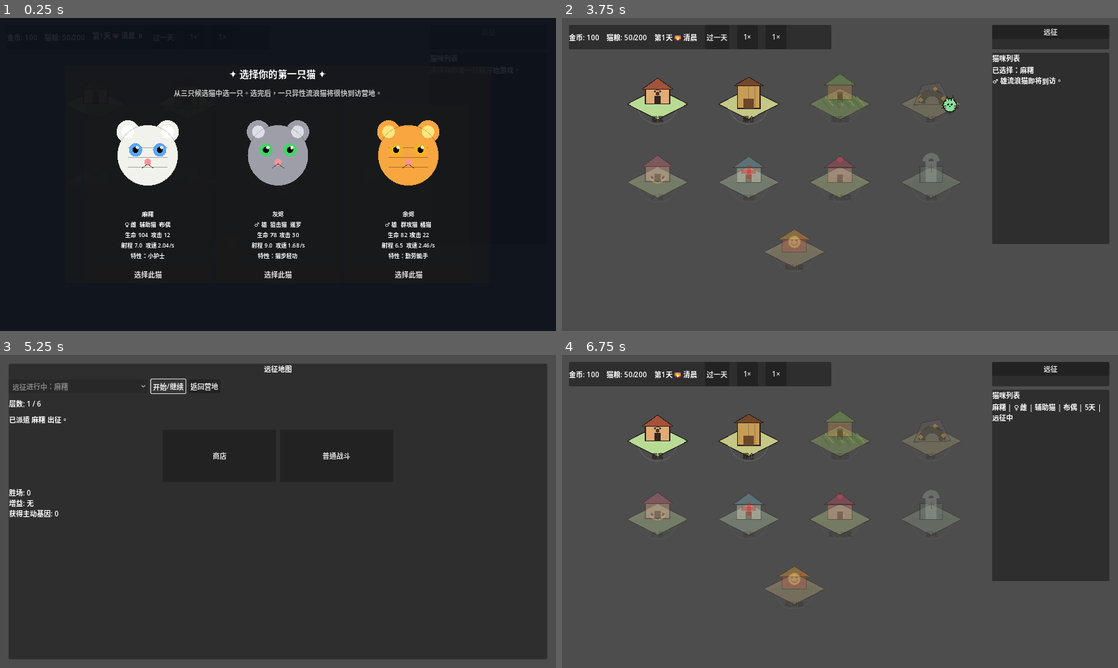
Above: before the commit, frames 1-4 (two rows, left to right).
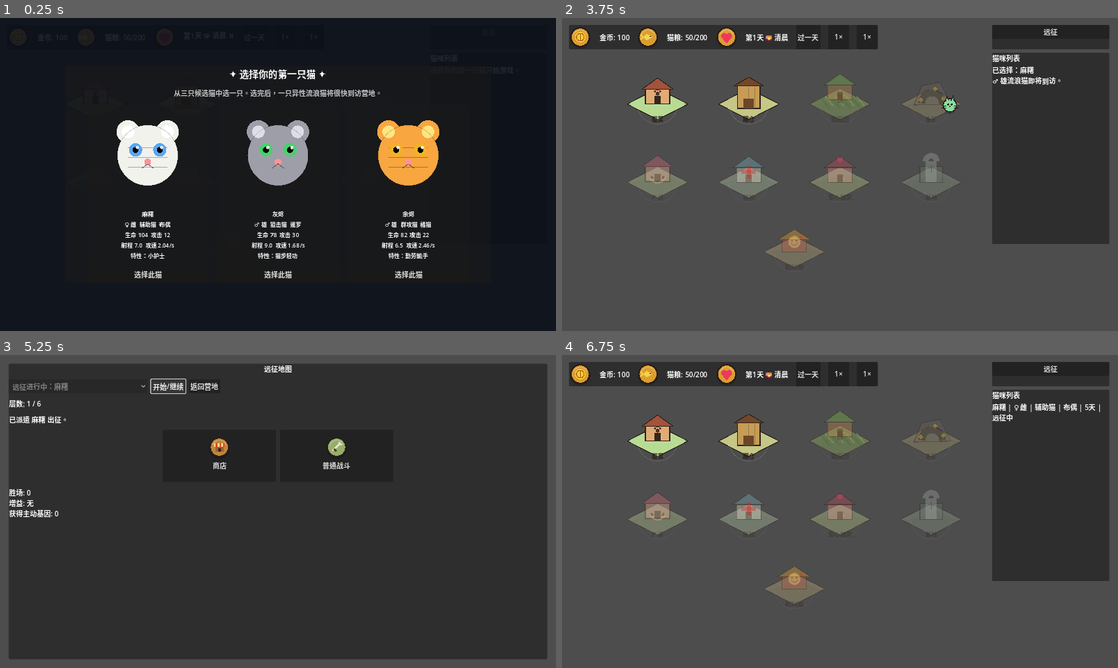
Above: after the commit, the same moments.

Repository: chriszcc1021/superMaomao
Game: Godot game, scene res://scenes/camp/CampScene.tscn
The game is run twice, just before and just after one commit, with the same random seed, the same clock (stepped at 60 frames per second) and the same inputs.
Inputs:
- Up to frame 1 (0.25 s): no input
- Up to frame 2 (3.75 s): click "过一天" at 0.5 s; click "1×" at 1.25 s; click "1×" at 2 s; click "1×" at 2.75 s; click "选择此猫" at 3.5 s
- Up to frame 3 (5.25 s): click "远征" at 4.25 s; click "开始/继续" at 5 s
- Up to frame 4 (6.75 s): click "开始/继续" at 5.75 s; click "返回营地" at 6.5 s

The runs differ from the first frame. In frame 2, 1.5% of the frame differs, in the area x 1-57%, y 2-10%; in frame 3, 0.5%; in frame 4, 1.5%.

Commit message:
art: fill UI and card icon placeholders

Diff:
--- a/scenes/battle/ui/CardSelectUI.gd
+++ b/scenes/battle/ui/CardSelectUI.gd
@@ -2,6 +2,7 @@
 
 const CardData := preload("res://resources/CardData.gd")
 const GameConstants := preload("res://data/constants.gd")
+const ArtIcon := preload("res://scenes/common/ArtIcon.gd")
 
 signal card_chosen(card: CardData)
 
@@ -12,10 +13,12 @@
 @onready var _option_c: Button = $Panel/VBox/OptionC
 
 var _choices: Array[CardData] = []
+var _option_icons: Array[ArtIcon] = []
 
 func _ready() -> void:
 	visible = false
 	_configure_text_layout()
+	_build_option_icons()
 	_option_a.pressed.connect(_on_option_pressed.bind(0))
 	_option_b.pressed.connect(_on_option_pressed.bind(1))
 	_option_c.pressed.connect(_on_option_pressed.bind(2))
@@ -41,7 +44,9 @@
 	var card: CardData = _choices[idx]
 	button.disabled = false
 	var rarity_text: String = str(GameConstants.RARITY_DISPLAY_ZH.get(card.rarity, card.rarity))
-	button.text = "%s【%s】\n%s" % [card.card_name, rarity_text, card.description]
+	button.text = "      %s【%s】\n      %s" % [card.card_name, rarity_text, card.description]
+	if idx < _option_icons.size():
+		_option_icons[idx].setup(card.id if not card.id.is_empty() else card.card_type, card.rarity)
 
 func _on_option_pressed(idx: int) -> void:
 	if idx >= _choices.size():
@@ -56,3 +61,12 @@
 		button.clip_text = true
 		@warning_ignore("int_as_enum_without_cast")
 		button.text_overrun_behavior = TextServer.OVERRUN_TRIM_ELLIPSIS
+
+func _build_option_icons() -> void:
+	_option_icons.clear()
+	for button: Button in [_option_a, _option_b, _option_c]:
+		var icon := ArtIcon.new()
+		icon.size = Vector2(50.0, 50.0)
+		icon.position = Vector2(14.0, 34.0)
+		button.add_child(icon)
+		_option_icons.append(icon)
--- a/scenes/camp/ui/CampHUD.tscn
+++ b/scenes/camp/ui/CampHUD.tscn
@@ -1,4 +1,6 @@
-[gd_scene format=3]
+[gd_scene load_steps=2 format=3]
+
+[ext_resource type="Script" path="res://scenes/common/ArtIcon.gd" id="1"]
 
 [node name="CampHUD" type="PanelContainer"]
 offset_left = 16.0
@@ -10,13 +12,31 @@
 layout_mode = 2
 theme_override_constants/separation = 18
 
+[node name="CoinIcon" type="Control" parent="HBox"]
+custom_minimum_size = Vector2(32, 32)
+layout_mode = 2
+script = ExtResource("1")
+icon_id = "coin"
+
 [node name="CoinsLabel" type="Label" parent="HBox"]
 layout_mode = 2
 text = "金币: 0"
 
+[node name="FoodIcon" type="Control" parent="HBox"]
+custom_minimum_size = Vector2(32, 32)
+layout_mode = 2
+script = ExtResource("1")
+icon_id = "food"
+
 [node name="CatFoodLabel" type="Label" parent="HBox"]
 layout_mode = 2
 text = "猫粮: 0/0"
+
+[node name="DayIcon" type="Control" parent="HBox"]
+custom_minimum_size = Vector2(32, 32)
+layout_mode = 2
+script = ExtResource("1")
+icon_id = "heart"
 
 [node name="DayLabel" type="Label" parent="HBox"]
 layout_mode = 2
--- /dev/null
+++ b/scenes/common/ArtIcon.gd
@@ -0,0 +1,172 @@
+class_name ArtIcon
+extends Control
+
+@export var icon_id: String = "battle_normal"
+@export var rarity: String = "grey"
+@export var accent: Color = Color(0.9, 0.65, 0.2, 1.0)
+
+func _ready() -> void:
+	mouse_filter = Control.MOUSE_FILTER_IGNORE
+	custom_minimum_size = Vector2(52.0, 52.0)
+	queue_redraw()
+
+func setup(id: String, rarity_id: String = "grey") -> void:
+	icon_id = id
+	rarity = rarity_id
+	accent = _accent_for(id, rarity_id)
+	queue_redraw()
+
+func _draw() -> void:
+	var rect := Rect2(Vector2.ZERO, size)
+	var center := rect.size * 0.5
+	var radius := minf(rect.size.x, rect.size.y) * 0.44
+	_draw_badge(center, radius)
+	match icon_id:
+		"battle_normal", "battle_elite", "battle_boss":
+			_draw_battle(center, radius)
+		"shop":
+			_draw_shop(center, radius)
+		"event_question":
+			_draw_question(center, radius)
+		"coin":
+			_draw_coin(center, radius)
+		"food":
+			_draw_food(center, radius)
+		"heart":
+			_draw_heart(center, radius * 0.55, Color(0.94, 0.22, 0.36, 1.0))
+		"weapon", "card_weapon":
+			_draw_weapon(center, radius)
+		"buff", "card_buff":
+			_draw_buff(center, radius)
+		_:
+			if icon_id.begins_with("weapon_"):
+				_draw_weapon(center, radius)
+			elif icon_id.begins_with("buff_"):
+				_draw_buff(center, radius)
+			else:
+				_draw_star(center, radius)
+
+func _draw_badge(center: Vector2, radius: float) -> void:
+	var outline := Color(0.16, 0.11, 0.09, 1.0)
+	draw_circle(center + Vector2(0.0, radius * 0.14), radius * 1.02, Color(0.0, 0.0, 0.0, 0.18))
+	draw_circle(center, radius, outline)
+	draw_circle(center, radius * 0.86, accent.darkened(0.05))
+	draw_arc(center, radius * 0.7, PI * 1.1, PI * 1.9, 24, Color(1.0, 1.0, 1.0, 0.24), radius * 0.1)
+
+func _draw_battle(center: Vector2, radius: float) -> void:
+	var blade := Color(0.92, 0.9, 0.78, 1.0)
+	var hilt := Color(0.38, 0.22, 0.12, 1.0)
+	draw_line(center + Vector2(-radius * 0.42, radius * 0.34), center + Vector2(radius * 0.36, -radius * 0.36), blade, radius * 0.18)
+	draw_line(center + Vector2(radius * 0.18, -radius * 0.52), center + Vector2(radius * 0.5, -radius * 0.2), blade, radius * 0.12)
+	draw_line(center + Vector2(-radius * 0.28, radius * 0.16), center + Vector2(-radius * 0.02, radius * 0.42), hilt, radius * 0.16)
+	if icon_id == "battle_elite":
+		_draw_star(center + Vector2(radius * 0.32, radius * 0.28), radius * 0.22)
+	elif icon_id == "battle_boss":
+		_draw_crown(center + Vector2(0.0, -radius * 0.45), radius * 0.6)
+
+func _draw_shop(center: Vector2, radius: float) -> void:
+	var cloth := Color(0.92, 0.24, 0.22, 1.0)
+	var awning := Rect2(center + Vector2(-radius * 0.55, -radius * 0.36), Vector2(radius * 1.1, radius * 0.34))
+	draw_rect(awning, cloth, true)
+	for i in 3:
+		var x := awning.position.x + float(i) * awning.size.x / 3.0
+		draw_rect(Rect2(Vector2(x, awning.position.y), Vector2(awning.size.x / 6.0, awning.size.y)), Color(1.0, 0.86, 0.48, 1.0), true)
+	draw_rect(Rect2(center + Vector2(-radius * 0.42, -radius * 0.04), Vector2(radius * 0.84, radius * 0.52)), Color(0.62, 0.38, 0.2, 1.0), true)
+	draw_rect(Rect2(center + Vector2(-radius * 0.14, radius * 0.12), Vector2(radius * 0.28, radius * 0.36)), Color(0.25, 0.14, 0.09, 1.0), true)
+
+func _draw_question(center: Vector2, radius: float) -> void:
+	var font := ThemeDB.fallback_font
+	if font == null:
+		return
+	draw_string(font, center + Vector2(-radius * 0.28, radius * 0.36), "?", HORIZONTAL_ALIGNMENT_LEFT, -1.0, int(radius * 1.55), Color(0.16, 0.11, 0.09, 1.0))
+
+func _draw_coin(center: Vector2, radius: float) -> void:
+	draw_circle(center, radius * 0.52, Color(1.0, 0.79, 0.2, 1.0))
+	draw_arc(center, radius * 0.38, 0.0, TAU, 28, Color(0.62, 0.36, 0.08, 1.0), radius * 0.08)
+	draw_line(center + Vector2(0.0, -radius * 0.28), center + Vector2(0.0, radius * 0.28), Color(0.62, 0.36, 0.08, 1.0), radius * 0.1)
+
+func _draw_food(center: Vector2, radius: float) -> void:
+	var fish := PackedVector2Array([
+		center + Vector2(-radius * 0.5, 0.0),
+		center + Vector2(-radius * 0.12, -radius * 0.32),
+		center + Vector2(radius * 0.45, 0.0),
+		center + Vector2(-radius * 0.12, radius * 0.32),
+	])
+	draw_colored_polygon(fish, Color(0.96, 0.82, 0.3, 1.0))
+	draw_circle(center + Vector2(radius * 0.24, -radius * 0.06), radius * 0.05, Color(0.12, 0.08, 0.06, 1.0))
+	draw_line(center + Vector2(-radius * 0.48, 0.0), center + Vector2(-radius * 0.72, -radius * 0.22), Color(0.96, 0.82, 0.3, 1.0), radius * 0.14)
+	draw_line(center + Vector2(-radius * 0.48, 0.0), center + Vector2(-radius * 0.72, radius * 0.22), Color(0.96, 0.82, 0.3, 1.0), radius * 0.14)
+
+func _draw_weapon(center: Vector2, radius: float) -> void:
+	var claw := Color(0.95, 0.9, 0.78, 1.0)
+	for i in 3:
+		var x := (float(i) - 1.0) * radius * 0.2
+		draw_line(center + Vector2(x, radius * 0.34), center + Vector2(x + radius * 0.12, -radius * 0.42), claw, radius * 0.16)
+	draw_circle(center + Vector2(0.0, radius * 0.34), radius * 0.24, Color(0.36, 0.2, 0.14, 1.0))
+
+func _draw_buff(center: Vector2, radius: float) -> void:
+	var shield := PackedVector2Array([
+		center + Vector2(0.0, -radius * 0.56),
+		center + Vector2(radius * 0.45, -radius * 0.28),
+		center + Vector2(radius * 0.34, radius * 0.32),
+		center + Vector2(0.0, radius * 0.56),
+		center + Vector2(-radius * 0.34, radius * 0.32),
+		center + Vector2(-radius * 0.45, -radius * 0.28),
+	])
+	draw_colored_polygon(shield, Color(0.82, 0.92, 0.98, 1.0))
+	draw_line(center + Vector2(0.0, -radius * 0.34), center + Vector2(0.0, radius * 0.28), Color(0.2, 0.46, 0.62, 1.0), radius * 0.12)
+	draw_line(center + Vector2(-radius * 0.22, -radius * 0.02), center + Vector2(radius * 0.22, -radius * 0.02), Color(0.2, 0.46, 0.62, 1.0), radius * 0.12)
+
+func _draw_heart(center: Vector2, size: float, color: Color) -> void:
+	draw_circle(center + Vector2(-size * 0.45, -size * 0.25), size * 0.52, color)
+	draw_circle(center + Vector2(size * 0.45, -size * 0.25), size * 0.52, color)
+	draw_colored_polygon(PackedVector2Array([
+		center + Vector2(-size, 0.0),
+		center + Vector2(size, 0.0),
+		center + Vector2(0.0, size * 1.15),
+	]), color)
+
+func _draw_star(center: Vector2, radius: float) -> void:
+	var points := PackedVector2Array()
+	for i in 10:
+		var r := radius if i % 2 == 0 else radius * 0.45
+		var a := -PI * 0.5 + float(i) * PI / 5.0
+		points.append(center + Vector2(cos(a), sin(a)) * r)
+	draw_colored_polygon(points, Color(1.0, 0.86, 0.22, 1.0))
+
+func _draw_crown(center: Vector2, width: float) -> void:
+	var crown := PackedVector2Array([
+		center + Vector2(-width * 0.5, width * 0.2),
+		center + Vector2(-width * 0.35, -width * 0.25),
+		center + Vector2(-width * 0.08, width * 0.06),
+		center + Vector2(0.0, -width * 0.32),
+		center + Vector2(width * 0.08, width * 0.06),
+		center + Vector2(width * 0.35, -width * 0.25),
+		center + Vector2(width * 0.5, width * 0.2),
+	])
+	draw_colored_polygon(crown, Color(1.0, 0.76, 0.18, 1.0))
+
+func _accent_for(id: String, rarity_id: String) -> Color:
+	match id:
+		"battle_normal":
+			return Color(0.62, 0.72, 0.44, 1.0)
+		"battle_elite":
+			return Color(0.72, 0.44, 0.86, 1.0)
+		"battle_boss":
+			return Color(0.86, 0.28, 0.24, 1.0)
+		"shop":
+			return Color(0.78, 0.55, 0.25, 1.0)
+		"event_question":
+			return Color(0.32, 0.65, 0.88, 1.0)
+		"coin":
+			return Color(0.96, 0.72, 0.18, 1.0)
+		"food":
+			return Color(0.42, 0.72, 0.34, 1.0)
+		"heart":
+			return Color(0.94, 0.48, 0.54, 1.0)
+	match rarity_id:
+		"blue":
+			return Color(0.32, 0.58, 0.9, 1.0)
+		"purple":
+			return Color(0.64, 0.36, 0.88, 1.0)
+	return Color(0.58, 0.62, 0.56, 1.0)
--- a/scenes/expedition/ExpeditionMapUI.gd
+++ b/scenes/expedition/ExpeditionMapUI.gd
@@ -5,6 +5,7 @@
 const QuestionEvents    := preload("res://data/question_events.gd")
 const CatData           := preload("res://resources/CatData.gd")
 const GameConsts        := preload("res://data/constants.gd")
+const ArtIcon           := preload("res://scenes/common/ArtIcon.gd")
 const CAMP_SCENE_PATH   := "res://scenes/camp/CampScene.tscn"
 @onready var _cat_option: OptionButton = $Panel/VBox/SetupRow/CatOption
 @onready var _start_button: Button = $Panel/VBox/SetupRow/StartButton
@@ -150,9 +151,14 @@
 		var node_data: Dictionary = _current_nodes[idx]
 		var button := Button.new()
 		button.custom_minimum_size = Vector2(260.0, 120.0)
-		button.text = str(node_data.get("label", "节点"))
+		button.text = "\n\n" + str(node_data.get("label", "节点"))
 		button.pressed.connect(_on_node_pressed.bind(idx))
 		_node_row.add_child(button)
+		var icon := ArtIcon.new()
+		icon.setup(str(node_data.get("type", "battle_normal")))
+		icon.size = Vector2(52.0, 52.0)
+		icon.position = Vector2(104.0, 14.0)
+		button.add_child(icon)
 
 func _clear_nodes() -> void:
 	for child: Node in _node_row.get_children():
Not shown, changed: docs/美术制作清单.md
